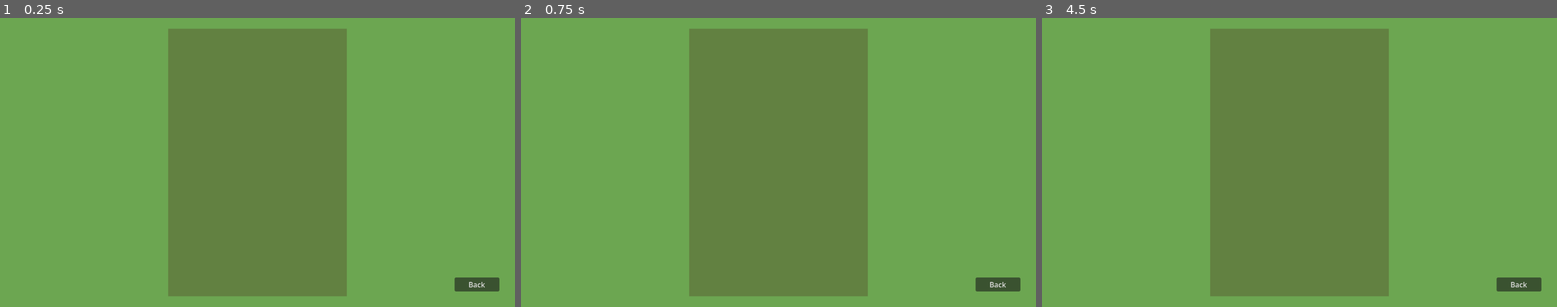
Above: before the commit, frames 1-3 (left to right).
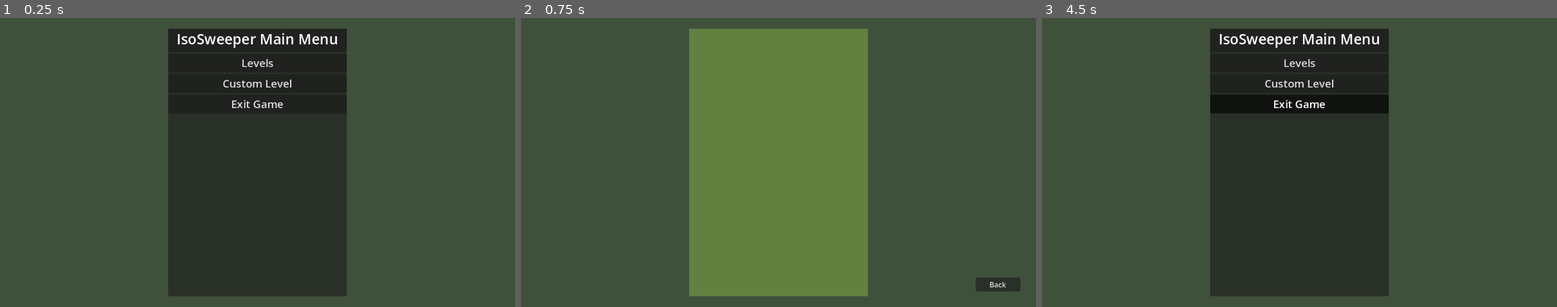
Above: after the commit, the same moments.

Repository: jaFriend/Isosweeper
Game: Godot game, scene res://scenes/main_menu.tscn
The game is run twice, just before and just after one commit, with the same random seed, the same clock (stepped at 60 frames per second) and the same inputs. Before the commit the project starts from res://scenes/level_menu.tscn.
Inputs (mouse positions are in pixels of both pictures, inside the frame that each line leads up to):
- Up to frame 1 (0.25 s): no input
- Up to frame 2 (0.75 s): click (778, 64) at 0.5 s, where only the run after the commit has a clickable "Levels"
- Up to frame 3 (4.5 s): click "Back" at 1.25 s; click (1299, 84) at 2 s, where only the run after the commit has a clickable "Custom Level"; move the mouse to (1412, 148) at 2.77 s; hold D (movement_right) 2.78-3.53 s; right-click (1412, 148) at 2.85 s; click (1412, 148) at 2.92 s; move the mouse to (1196, 176) at 3.52 s; hold S (movement_backwards) 3.53-4.28 s; click (1196, 176) at 3.6 s; move the mouse to (1351, 98) at 4.27 s; hold D (movement_right) from 4.28 s (still down); tap V (movement_freefly) at 4.35 s; click (1351, 98) at 4.42 s

The runs differ from the first frame. In frame 1, 100% of the frame differs, in the area x 0-100%, y 0-100%; in frame 2, 68%; in frame 3, 100%.

Commit message:
Added Main Menu, Simple Progression Saving

Diff:
--- a/icon.svg
+++ /dev/null
@@ -1 +0,0 @@
-<svg xmlns="http://www.w3.org/2000/svg" width="128" height="128"><rect width="124" height="124" x="2" y="2" fill="#363d52" stroke="#212532" stroke-width="4" rx="14"/><g fill="#fff" transform="translate(12.322 12.322)scale(.101)"><path d="M105 673v33q407 354 814 0v-33z"/><path fill="#478cbf" d="m105 673 152 14q12 1 15 14l4 67 132 10 8-61q2-11 15-15h162q13 4 15 15l8 61 132-10 4-67q3-13 15-14l152-14V427q30-39 56-81-35-59-83-108-43 20-82 47-40-37-88-64 7-51 8-102-59-28-123-42-26 43-46 89-49-7-98 0-20-46-46-89-64 14-123 42 1 51 8 102-48 27-88 64-39-27-82-47-48 49-83 108 26 42 56 81zm0 33v39c0 276 813 276 814 0v-39l-134 12-5 69q-2 10-14 13l-162 11q-12 0-16-11l-10-65H446l-10 65q-4 11-16 11l-162-11q-12-3-14-13l-5-69z"/><path d="M483 600c0 34 58 34 58 0v-86c0-34-58-34-58 0z"/><circle cx="725" cy="526" r="90"/><circle cx="299" cy="526" r="90"/></g><g fill="#414042" transform="translate(12.322 12.322)scale(.101)"><circle cx="307" cy="532" r="60"/><circle cx="717" cy="532" r="60"/></g></svg>
--- a/project.godot
+++ b/project.godot
@@ -11,18 +11,15 @@
 [application]
 
 config/name="IsoSweeper"
-run/main_scene="uid://cst8th2nv3fxa"
+run/main_scene="uid://mxatbfqxi0cy"
 config/features=PackedStringArray("4.6", "Forward Plus")
-config/icon="res://icon.svg"
 
 [autoload]
 
 GameEvents="*uid://beu8ecoywc04h"
 LevelManager="*uid://cmxwvvfqa78t1"
-
-[editor_plugins]
-
-enabled=PackedStringArray("res://addons/gdUnit4/plugin.cfg")
+SceneManager="*uid://befeu70kx1py8"
+SaveManager="*uid://dokl02esu1ayo"
 
 [input]
 
--- a/scenes/level.tscn
+++ b/scenes/level.tscn
@@ -32,9 +32,6 @@
 [sub_resource type="StyleBoxFlat" id="StyleBoxFlat_3wf17"]
 border_width_bottom = 3
 border_color = Color(0.3491902, 0.3491902, 0.3491902, 1)
-
-[sub_resource type="StyleBoxFlat" id="StyleBoxFlat_o52t6"]
-bg_color = Color(0.3491902, 0.3491902, 0.3491902, 1)
 
 [node name="LevelWorld" type="Node3D" unique_id=1223777596]
 
@@ -91,42 +88,17 @@
 
 [node name="LevelUI" type="Control" parent="." unique_id=521962278]
 layout_mode = 3
-anchors_preset = 0
-offset_right = 40.0
-offset_bottom = 40.0
+anchors_preset = 10
+anchor_right = 1.0
+grow_horizontal = 2
 
 [node name="Bar" type="Panel" parent="LevelUI" unique_id=768885581]
+custom_minimum_size = Vector2(0, 50)
 layout_mode = 1
-anchors_preset = 5
-anchor_left = 0.5
-anchor_right = 0.5
-offset_left = -20.0
-offset_right = 1132.0
-offset_bottom = 40.0
+anchors_preset = 10
+anchor_right = 1.0
 grow_horizontal = 2
 theme_override_styles/panel = SubResource("StyleBoxFlat_3wf17")
-
-[node name="BarSide" type="Panel" parent="LevelUI" unique_id=452204048]
-layout_mode = 1
-anchors_preset = 5
-anchor_left = 0.5
-anchor_right = 0.5
-offset_left = 77.0
-offset_right = 82.0
-offset_bottom = 40.0
-grow_horizontal = 2
-theme_override_styles/panel = SubResource("StyleBoxFlat_o52t6")
-
-[node name="BarSide2" type="Panel" parent="LevelUI" unique_id=574919975]
-layout_mode = 1
-anchors_preset = 5
-anchor_left = 0.5
-anchor_right = 0.5
-offset_left = 211.0
-offset_right = 216.0
-offset_bottom = 40.0
-grow_horizontal = 2
-theme_override_styles/panel = SubResource("StyleBoxFlat_o52t6")
 
 [node name="Mines_text" type="Label" parent="LevelUI" unique_id=1229051996]
 layout_mode = 0
@@ -134,53 +106,59 @@
 offset_top = 6.0
 offset_right = 66.0
 offset_bottom = 29.0
+scale = Vector2(1.5, 1.5)
 theme_override_colors/font_color = Color(0.24780053, 0.24780053, 0.24780053, 1)
 text = "MINES:"
 
 [node name="Mines" type="Label" parent="LevelUI" unique_id=1439774779]
 layout_mode = 0
-offset_left = 66.0
+offset_left = 98.0
 offset_top = 6.0
-offset_right = 94.0
+offset_right = 126.0
 offset_bottom = 29.0
+scale = Vector2(1.5, 1.5)
 theme_override_colors/font_color = Color(0.3491902, 0.3491902, 0.3491902, 1)
 text = "000"
 horizontal_alignment = 1
 
 [node name="MinesLeft_text" type="Label" parent="LevelUI" unique_id=2098212806]
 layout_mode = 0
-offset_left = 105.0
+offset_left = 153.0
 offset_top = 6.0
-offset_right = 199.0
+offset_right = 247.0
 offset_bottom = 29.0
+scale = Vector2(1.5, 1.5)
 theme_override_colors/font_color = Color(0.24780053, 0.24780053, 0.24780053, 1)
 text = "MINES LEFT:"
 
 [node name="MinesLeft" type="Label" parent="LevelUI" unique_id=1418452615]
 layout_mode = 0
-offset_left = 201.0
+offset_left = 300.0
 offset_top = 6.0
-offset_right = 229.0
+offset_right = 328.0
 offset_bottom = 29.0
+scale = Vector2(1.5, 1.5)
 theme_override_colors/font_color = Color(0.3491902, 0.3491902, 0.3491902, 1)
 text = "000"
 horizontal_alignment = 1
 
 [node name="TilesLeft_text" type="Label" parent="LevelUI" unique_id=2052262330]
 layout_mode = 0
-offset_left = 241.0
+offset_left = 356.0
 offset_top = 6.0
-offset_right = 327.0
+offset_right = 442.0
 offset_bottom = 29.0
+scale = Vector2(1.5, 1.5)
 theme_override_colors/font_color = Color(0.24780053, 0.24780053, 0.24780053, 1)
 text = "TILES LEFT:"
 
 [node name="TilesLeft" type="Label" parent="LevelUI" unique_id=1412899579]
 layout_mode = 0
-offset_left = 328.0
+offset_left = 491.0
 offset_top = 6.0
-offset_right = 356.0
+offset_right = 519.0
 offset_bottom = 29.0
+scale = Vector2(1.5, 1.5)
 theme_override_colors/font_color = Color(0.3491902, 0.3491902, 0.3491902, 1)
 text = "000"
 horizontal_alignment = 1
--- a/scenes/level_card.tscn
+++ b/scenes/level_card.tscn
@@ -3,7 +3,7 @@
 [ext_resource type="Script" uid="uid://crmf5784t1sbb" path="res://scripts/level_card.gd" id="1_dw25j"]
 
 [sub_resource type="StyleBoxFlat" id="StyleBoxFlat_dw25j"]
-bg_color = Color(0.2509804, 0.31764707, 0.23137255, 1)
+bg_color = Color(0.42352942, 0.6509804, 0.31764707, 1)
 
 [node name="LevelCard" type="PanelContainer" unique_id=1420080784]
 custom_minimum_size = Vector2(350, 150)
@@ -34,9 +34,16 @@
 layout_mode = 2
 text = "Grid: 1000x1000"
 
-[node name="Safety" type="Label" parent="MarginContainer/VBoxContainer" unique_id=898677179]
+[node name="HBoxContainer2" type="HBoxContainer" parent="MarginContainer/VBoxContainer" unique_id=269333495]
+layout_mode = 2
+
+[node name="Safety" type="Label" parent="MarginContainer/VBoxContainer/HBoxContainer2" unique_id=898677179]
 layout_mode = 2
 text = "Safety: Yes"
+
+[node name="Mines" type="Label" parent="MarginContainer/VBoxContainer/HBoxContainer2" unique_id=349518964]
+layout_mode = 2
+text = "Mines: 1000"
 
 [node name="BestTime" type="Label" parent="MarginContainer/VBoxContainer" unique_id=90803519]
 visible = false
--- a/scenes/level_menu.tscn
+++ b/scenes/level_menu.tscn
@@ -3,7 +3,7 @@
 [ext_resource type="Script" uid="uid://k4imlmqknpci" path="res://scripts/level_menu.gd" id="1_yl4fo"]
 
 [sub_resource type="StyleBoxFlat" id="StyleBoxFlat_rj3wb"]
-bg_color = Color(0.42352942, 0.6509804, 0.31764707, 1)
+bg_color = Color(0.2509804, 0.31764707, 0.23137255, 1)
 
 [sub_resource type="StyleBoxFlat" id="StyleBoxFlat_yl4fo"]
 bg_color = Color(0.38431373, 0.5058824, 0.25490198, 1)
@@ -74,3 +74,5 @@
 custom_minimum_size = Vector2(100, 0)
 layout_mode = 2
 text = "Back"
+
+[connection signal="pressed" from="MarginContainer/BackButton" to="." method="_on_back_button_pressed"]
--- /dev/null
+++ b/scenes/main_menu.tscn
@@ -0,0 +1,78 @@
+[gd_scene format=3 uid="uid://mxatbfqxi0cy"]
+
+[ext_resource type="Script" uid="uid://blbvyfiq2flc7" path="res://scripts/main_menu.gd" id="1_l6cm7"]
+
+[sub_resource type="StyleBoxFlat" id="StyleBoxFlat_vue75"]
+bg_color = Color(0.2509804, 0.31764707, 0.23137255, 1)
+
+[node name="MainMenu" type="Control" unique_id=161948897]
+layout_mode = 3
+anchors_preset = 15
+anchor_right = 1.0
+anchor_bottom = 1.0
+grow_horizontal = 2
+grow_vertical = 2
+script = ExtResource("1_l6cm7")
+
+[node name="Panel" type="Panel" parent="." unique_id=1818356990]
+layout_mode = 1
+anchors_preset = 15
+anchor_right = 1.0
+anchor_bottom = 1.0
+grow_horizontal = 2
+grow_vertical = 2
+theme_override_styles/panel = SubResource("StyleBoxFlat_vue75")
+
+[node name="PanelContainer" type="PanelContainer" parent="." unique_id=34525603]
+custom_minimum_size = Vector2(400, 600)
+layout_mode = 1
+anchors_preset = 8
+anchor_left = 0.5
+anchor_top = 0.5
+anchor_right = 0.5
+anchor_bottom = 0.5
+offset_left = -20.0
+offset_top = -20.0
+offset_right = 20.0
+offset_bottom = 20.0
+grow_horizontal = 2
+grow_vertical = 2
+
+[node name="MarginContainer" type="MarginContainer" parent="PanelContainer" unique_id=1097216849]
+layout_mode = 2
+
+[node name="VBoxContainer" type="VBoxContainer" parent="PanelContainer/MarginContainer" unique_id=847158373]
+layout_mode = 2
+
+[node name="Panel" type="Panel" parent="PanelContainer/MarginContainer/VBoxContainer" unique_id=1294686630]
+custom_minimum_size = Vector2(0, 52)
+layout_mode = 2
+
+[node name="Label" type="Label" parent="PanelContainer/MarginContainer/VBoxContainer/Panel" unique_id=1460776218]
+layout_mode = 1
+anchors_preset = 10
+anchor_right = 1.0
+offset_bottom = 23.0
+grow_horizontal = 2
+theme_override_font_sizes/font_size = 32
+text = "IsoSweeper Main Menu"
+horizontal_alignment = 1
+vertical_alignment = 1
+
+[node name="LevelsButton" type="Button" parent="PanelContainer/MarginContainer/VBoxContainer" unique_id=1633868800]
+layout_mode = 2
+theme_override_font_sizes/font_size = 24
+text = "Levels"
+
+[node name="CustomLevelButton" type="Button" parent="PanelContainer/MarginContainer/VBoxContainer" unique_id=1042512722]
+layout_mode = 2
+theme_override_font_sizes/font_size = 24
+text = "Custom Level"
+
+[node name="ExitButton" type="Button" parent="PanelContainer/MarginContainer/VBoxContainer" unique_id=1039576008]
+layout_mode = 2
+theme_override_font_sizes/font_size = 24
+text = "Exit Game"
+
+[connection signal="pressed" from="PanelContainer/MarginContainer/VBoxContainer/LevelsButton" to="." method="_on_levels_button_pressed"]
+[connection signal="pressed" from="PanelContainer/MarginContainer/VBoxContainer/ExitButton" to="." method="_on_exit_button_pressed"]
--- a/scripts/level.gd
+++ b/scripts/level.gd
@@ -20,11 +20,12 @@
 var mines_left: int
 
 func load_level() -> void:
-	if LevelManager.level:
-		self.width = LevelManager.level.x
-		self.height = LevelManager.level.y
-		self.mines = LevelManager.level.mines
-		self.pre_generate = LevelManager.level.pre_generate
+	if LevelManager.idx != -1:
+		var level_info: LevelInfo = LevelManager.get_level()
+		self.width = level_info.x
+		self.height = level_info.y
+		self.mines = level_info.mines
+		self.pre_generate = level_info.pre_generate
 
 func _ready() -> void:
 	load_level()
@@ -106,12 +107,12 @@
 	tiles_left_label.text = str(cells_left - cells_shown)
 
 	if cells_shown == cells_left:
+		LevelManager.win()
 		GameEvents.is_mouse_captured.emit(false)
 		var victory_label: Node = get_node("../Victory")
 		victory_label.visible = true
 
 		await get_tree().create_timer(2.0).timeout
-		LevelManager.level_completed = true
 		_exit_game()
 
 func _process(delta: float) -> void:
@@ -119,6 +120,7 @@
 		pause_menu_state = not pause_menu_state
 
 func _on_defeat() -> void:
+	LevelManager.lose()
 	GameEvents.is_mouse_captured.emit(false)
 	var defeat_label: Node = get_node("../Defeat")
 	defeat_label.visible = true
@@ -126,7 +128,7 @@
 	_exit_game()
 
 func _exit_game() -> void:
-	get_tree().change_scene_to_file("res://scenes/level_menu.tscn")
+	SceneManager.transition("res://scenes/level_menu.tscn")
 
 func _resume_game() -> void:
 	pause_menu_state = false
--- a/scripts/level_card.gd
+++ b/scripts/level_card.gd
@@ -2,7 +2,8 @@
 
 @onready var level_label: Label = $MarginContainer/VBoxContainer/HBoxContainer/Level
 @onready var grid_label: Label = $MarginContainer/VBoxContainer/HBoxContainer/Grid
-@onready var safety_label: Label = $MarginContainer/VBoxContainer/Safety
+@onready var safety_label: Label = $MarginContainer/VBoxContainer/HBoxContainer2/Safety
+@onready var mines_label: Label = $MarginContainer/VBoxContainer/HBoxContainer2/Mines
 @onready var play_button: Button = $MarginContainer/VBoxContainer/Button
 var index: int = 0
 signal selected(idx: int)
@@ -19,6 +20,8 @@
 		safety_string += "Nay"
 	safety_label.text = safety_string
 
+	mines_label.text = "Mines: %d" % [level_info.mines]
+
 func _unlock() -> void:
 	play_button.disabled = false
 
--- a/scripts/level_generator.gd
+++ b/scripts/level_generator.gd
@@ -18,8 +18,8 @@
 func _run() -> void:
 	var levels: Array[LevelInfo]
 	var filename: String = "levels.dat"
-	add_one_level(levels, create_level_info(10, 10, 40, false))
-	multi_add_levels_by_range(levels, LevelRequirements.new(10, 10, 20),
+	add_one_level(levels, create_level_info(10, 10, 5, false))
+	multi_add_levels_by_range(levels, LevelRequirements.new(10, 10, 10),
 							  LevelRequirements.new(64, 64, 600), 99, 45)
 	save_levels_data(levels, filename)
 	print("Generated Levels")
--- a/scripts/level_manager.gd
+++ b/scripts/level_manager.gd
@@ -1,6 +1,42 @@
 extends Node
 
-var level: LevelInfo
+var levels: Array[LevelInfo]
 var idx: int
 var completed_levels: int
 var level_completed: bool = 0
+
+func _ready() -> void:
+	open_levels()
+
+func win() -> void:
+	self.level_completed = true
+	self.unlock_level()
+
+func lose() -> void:
+	self.level_completed = false
+
+func load_level(index: int) -> void:
+	self.idx = index
+	self.level_completed = false
+	SceneManager.transition("res://scenes/level.tscn")
+
+func unlock_level() -> void:
+	if LevelManager.level_completed and LevelManager.idx == LevelManager.completed_levels:
+		LevelManager.level_completed = false
+		LevelManager.completed_levels += 1
+
+func get_level() -> LevelInfo:
+	return levels[idx]
+
+func open_levels() -> bool:
+	var file: FileAccess = FileAccess.open("res://levels.dat", FileAccess.READ)
+	var loaded_bytes: PackedByteArray
+	if file:
+		loaded_bytes = file.get_buffer(file.get_length())
+	else:
+		return false
+
+	var unpacked_data = bytes_to_var_with_objects(loaded_bytes)
+
+	self.levels.assign(unpacked_data)
+	return true
--- a/scripts/level_menu.gd
+++ b/scripts/level_menu.gd
@@ -1,60 +1,35 @@
 extends Control
 
-var levels: Array[LevelInfo]
 var cards: Array
 @export var card_scene: PackedScene = preload("res://scenes/level_card.tscn")
 @onready var container: VBoxContainer = $PanelContainer/MarginContainer/ScrollContainer/VBoxContainer
 
 func _ready() -> void:
-	var status: bool
-	status = open_levels()
-	if not status:
+	Input.set_mouse_mode(Input.MOUSE_MODE_VISIBLE)
+	if LevelManager.levels.size() == 0:
 		return
 
-	var unlocked_levels: int = 1
-	if LevelManager.level_completed and LevelManager.idx == LevelManager.completed_levels:
-		LevelManager.level_completed = false
-		LevelManager.completed_levels += 1
-
-	if LevelManager.completed_levels:
-		unlocked_levels += LevelManager.completed_levels
-	status = render_levels(unlocked_levels)
+	var status: bool = true
+	status = render_levels(LevelManager.completed_levels + 1)
 
 	if not status:
 		return
-
-
-func open_levels() -> bool:
-	var filename: String = "res://levels.dat"
-	var file: FileAccess = FileAccess.open(filename, FileAccess.READ)
-	var loaded_bytes: PackedByteArray
-	if file:
-		loaded_bytes = file.get_buffer(file.get_length())
-	else:
-		return false
-
-	var unpacked_data = bytes_to_var_with_objects(loaded_bytes)
-
-	levels.assign(unpacked_data)
-	return true
 
 func render_levels(unlocked_levels: int) -> bool:
 	for child in container.get_children():
 		child.queue_free()
 
-	for i in range(levels.size()):
+	for i in range(LevelManager.levels.size()):
 		var card = card_scene.instantiate()
 		container.add_child(card)
 		cards.append(card)
-		card.setup(i, levels[i])
+		card.setup(i, LevelManager.levels[i])
 		if i < unlocked_levels:
 			card._unlock()
-		card.selected.connect(_load_level)
+		card.selected.connect(LevelManager.load_level)
 
 	return true
 
-func _load_level(idx: int):
-	LevelManager.level = levels[idx]
-	LevelManager.idx = idx
-	LevelManager.level_completed = false
-	get_tree().change_scene_to_file("res://scenes/level.tscn")
+
+func _on_back_button_pressed() -> void:
+	SceneManager.transition("res://scenes/main_menu.tscn")
--- a/scripts/level_pause_menu.gd
+++ b/scripts/level_pause_menu.gd
@@ -6,6 +6,5 @@
 func _on_exit_button_pressed() -> void:
 	exit_pressed.emit()
 
-
 func _on_resume_button_pressed() -> void:
 	resume_pressed.emit()
--- /dev/null
+++ b/scripts/main_menu.gd
@@ -0,0 +1,9 @@
+extends Control
+
+
+func _on_levels_button_pressed() -> void:
+	SceneManager.transition("res://scenes/level_menu.tscn")
+
+
+func _on_exit_button_pressed() -> void:
+	get_tree().root.propagate_notification(NOTIFICATION_WM_CLOSE_REQUEST)
--- /dev/null
+++ b/scripts/save_manager.gd
@@ -0,0 +1,22 @@
+extends Node
+
+const FILENAME = "user://game.sav"
+
+func _ready() -> void:
+	get_tree().set_auto_accept_quit(false)
+	var file: FileAccess = FileAccess.open(FILENAME, FileAccess.READ)
+	if file:
+		LevelManager.completed_levels = file.get_64()
+
+func _notification(what: int) -> void:
+	if what == NOTIFICATION_WM_CLOSE_REQUEST:
+		_handle_exit_save()
+
+func _handle_exit_save():
+	var file: FileAccess = FileAccess.open(FILENAME, FileAccess.WRITE)
+	if file:
+		LevelManager.completed_levels = file.store_64(LevelManager.completed_levels)
+	get_tree().quit()
+
+func delete_save() -> void:
+	DirAccess.remove_absolute(FILENAME)
--- /dev/null
+++ b/scripts/scene_manager.gd
@@ -0,0 +1,4 @@
+extends Node
+
+func transition(filename: String) -> void:
+	get_tree().change_scene_to_file(filename)
Binary file added: Minesweeper_2005.webp
Not shown, changed: Minesweeper_2005.webp.import
Not shown, changed: export_presets.cfg
Not shown, added: scripts/main_menu.gd.uid
Not shown, added: scripts/save_manager.gd.uid
Not shown, added: scripts/scene_manager.gd.uid
